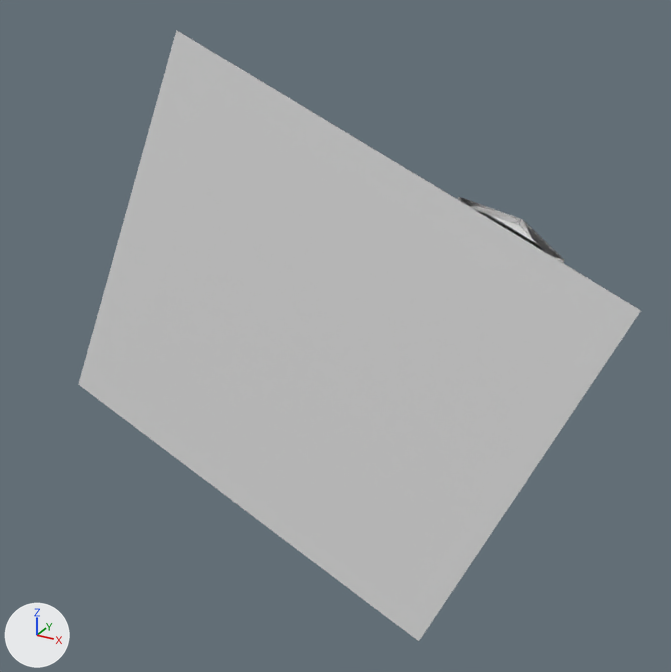
The OBJ model data/ShapeDatabase_INFOMR-master_normalized/House/m433.obj: old version first, new version second.
One viewpoint serves both versions: a camera (50 mm lens) standing at (0.724, -1.2, 0.593) and looking at (0.036, 0.052, -0.033). The lights are fixed; the arrows at lower left show +X, +Y and +Z. Where no turn or scale is listed for an object, it has been applied to the vertices.

In view in the first picture: 'm433'.
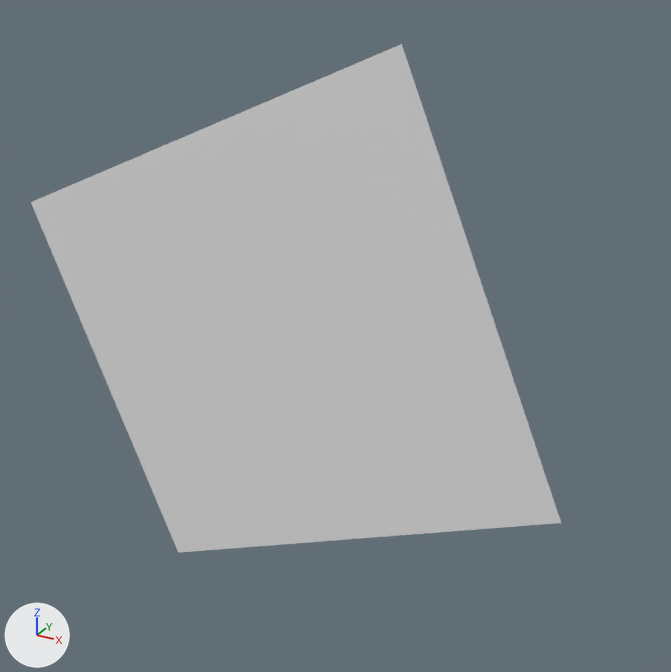
Boxes [x1, y1, x2, y2] around the edits, measured in the pictures (671 x 672 px; the box of a moved part takes in the faces that stretch with it):
'm433', reshaped
    before: [78, 30, 641, 641]
    after: [31, 44, 561, 553]
part 1 of me_m433, moved or reshaped (not visible afterwards)
    before: [476, 210, 545, 252]
part 2 of me_m433, moved or reshaped (not visible afterwards)
    before: [458, 197, 565, 263]
part 3 of me_m433, built on
    after: [31, 44, 561, 553]

The edits, one by one:
me_m433 is used by ob_m433; location (0.0, 0.0, 0.0).
me_m433 had 10107 vertices, 19720 faces and spanned x -0.466..0.534, y -0.052..0.119, z -0.51..0.453.
me_m433 now has 10107 vertices, 19720 faces and spans x -0.534..0.466, y -0.052..0.119, z -0.51..0.453.
me_m433 part 1: the loose piece of 55 vertices spanning x 0.244..0.398, y -0.044..0.094, z 0.021..0.224 is mirrored in x about the mesh origin.
me_m433 part 2: the loose piece of 19 vertices spanning x 0.182..0.408, y 0.039..0.094, z 0.018..0.236 is mirrored in x about the mesh origin.
me_m433 part 3: 513 vertices removed from x -0.235..0.259, y -0.032..0.043, z -0.137..0.172; 5082 vertices added at x -0.534..0.466, y -0.052..0.118, z -0.51..0.453.
